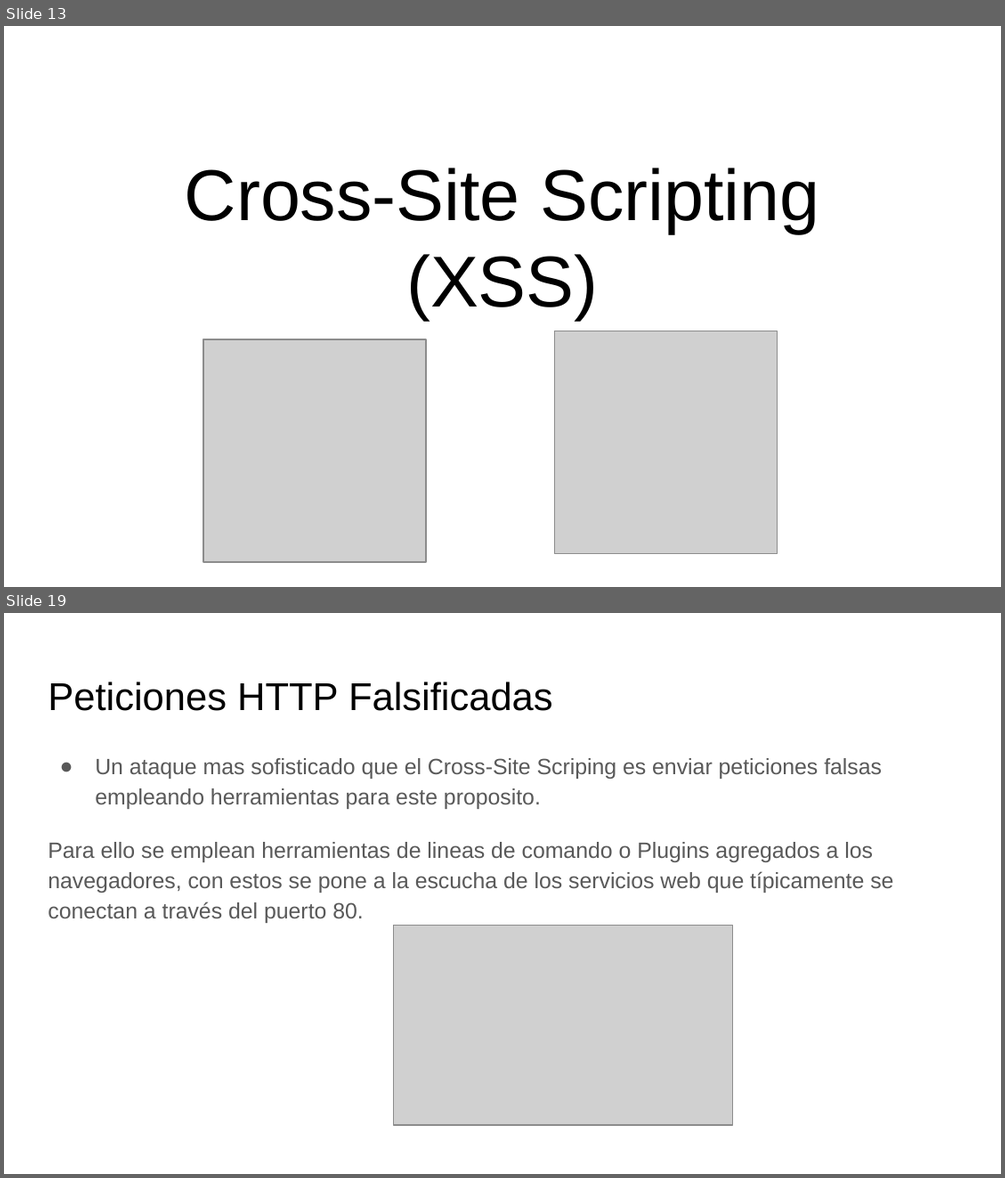
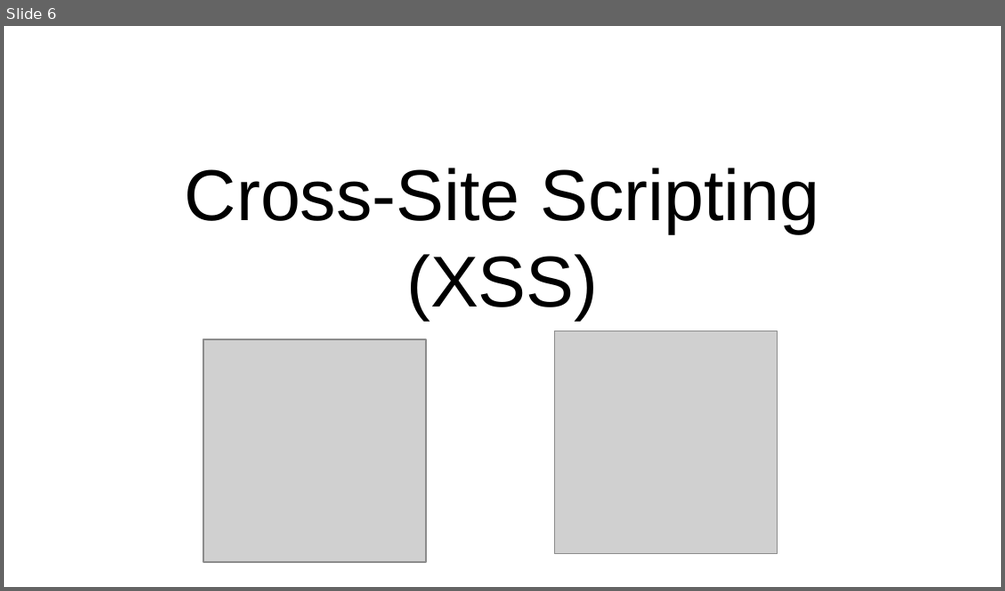
Before and after one commit to AshWilliams/Seguridad.Net, a slide deck: Seguridad_de_aplicaciones_web.pptx. Shown one above the other, each under a label of ours: slides 13 and 19 before the commit, slide 6 after it; the slides between them are not shown. The pictures are 1005x1178 and 1005x591 pixels, drawn with LibreOffice and Linux fonts; fonts in the diff are those of the drawing; grey boxes stand for pictures. Boxes give left, top, right and bottom in pixels: in the first picture for what was removed or moved away, otherwise in the second. Text is boxed around its words. In the diff, an @@ line names an element or a change of style, - is before the commit and + after.

```diff
--- a/Seguridad_de_aplicaciones_web.pptx
+++ b/Seguridad_de_aplicaciones_web.pptx
@@ slide 19 removed at box(4, 613, 1001, 1174), background #FFFFFF @@
@@ title removed at box(48, 682, 553, 711) @@
-Peticiones HTTP Falsificadas
@@ text removed at box(48, 758, 893, 923) @@
-● Un ataque mas sofisticado que el Cross-Site Scriping es enviar peticiones falsas empleando herramientas para este proposito.
-Para ello se emplean herramientas de lineas de comando o Plugins agregados a los navegadores, con estos se pone a la escucha de los servicios web que típicamente se conectan a través del puerto 80.
@@ picture removed at box(394, 925, 733, 1126) @@
@@ what was slide 13 is now slide 6 @@
```
Also in this commit, not shown: 6 slides changed, 10 slides added, 15 other slides removed, 2 other files.
